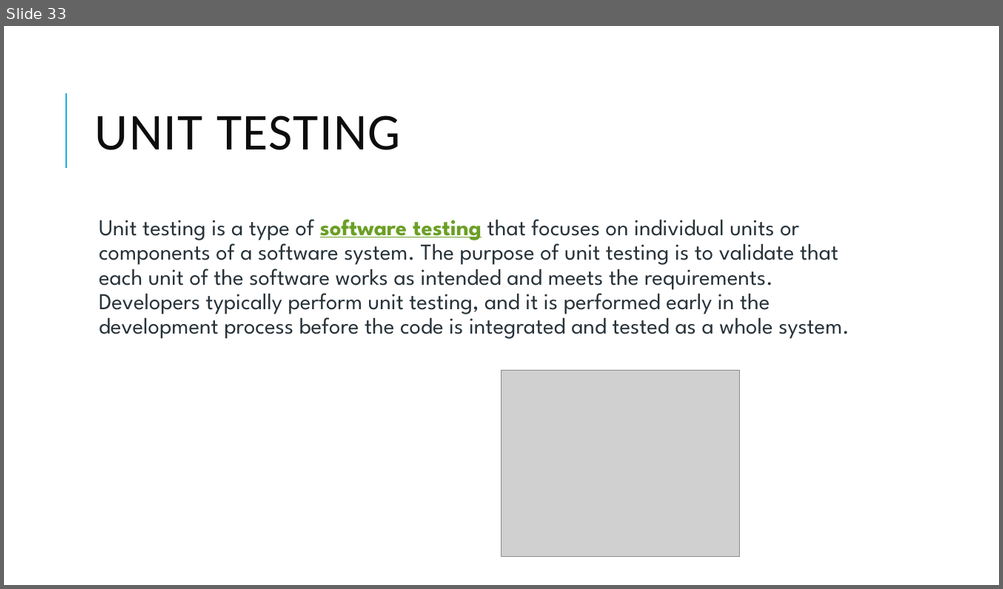
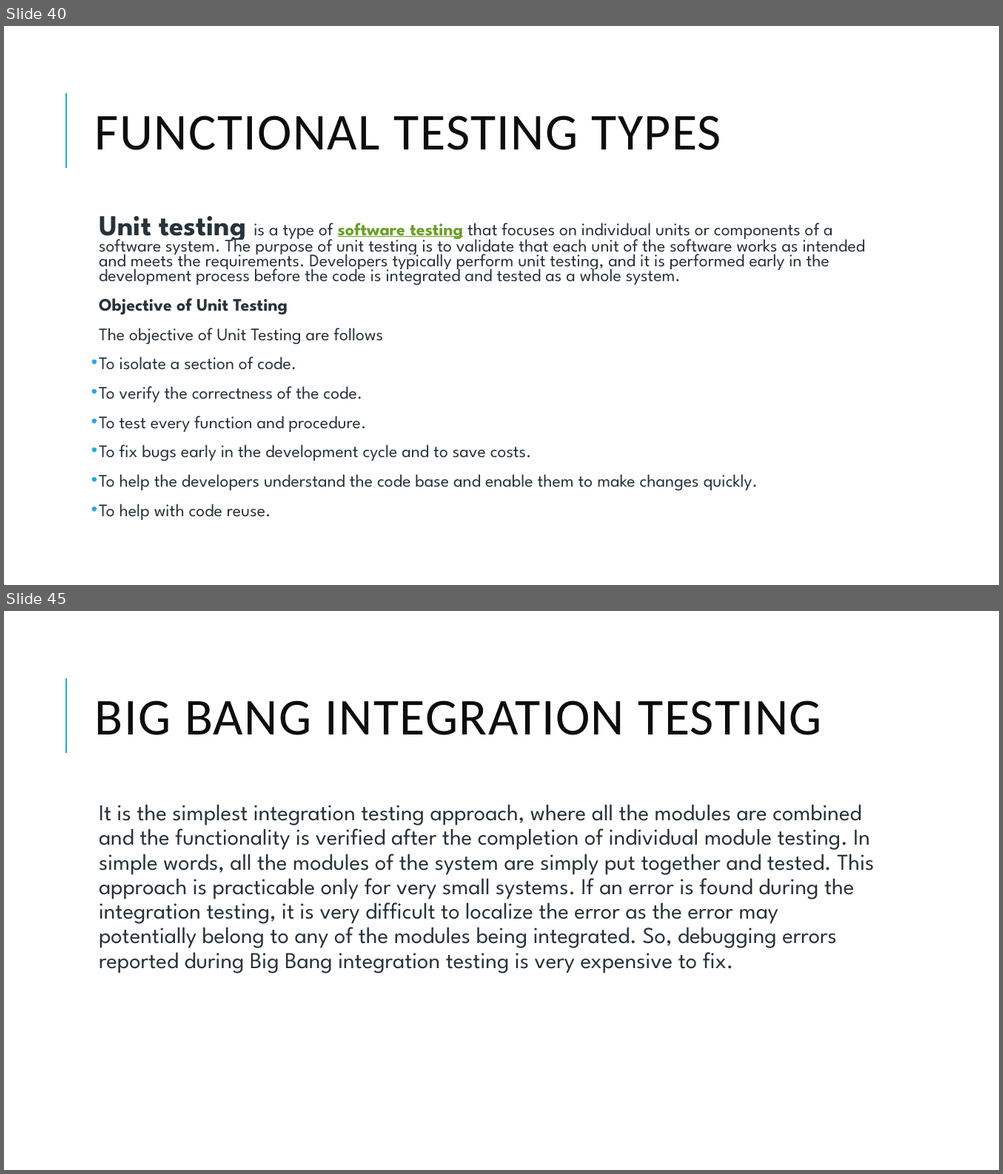
Before and after one commit to skandhwa/GroSkillIT-Batch1, a slide deck: class2.pptx. Shown one above the other, each under a label of ours: slide 33 before the commit, slides 40 and 45 after it; the slides between them are not shown. The pictures are 1003x589 and 1003x1174 pixels, drawn with LibreOffice and Linux fonts; fonts in the diff are those of the drawing; grey boxes stand for pictures. Boxes give left, top, right and bottom in pixels: in the first picture for what was removed or moved away, otherwise in the second. Text is boxed around its words. In the diff, an @@ line names an element or a change of style, - is before the commit and + after.

```diff
--- a/class2.pptx
+++ b/class2.pptx
@@ slide 45 added at [4,611,999,1170], background #FFFFFF; not listed: 1 template element that a slide beside it also shows @@
@@ title added at [95,701,822,735], 50 pt, text #0D0D0D @@
+BIG BANG INTEGRATION TESTING
@@ text added at [99,805,874,974], 22 pt, text #273239 @@
+  It is the simplest integration testing approach, where all the modules are combined and the functionality is verified after the completion of individual module testing. In simple words, all the modules of the system are simply put together and tested. This approach is practicable only for very small systems. If an error is found during the integration testing, it is very difficult to localize the error as the error may potentially belong to any of the modules being integrated. So, debugging errors reported during Big Bang integration testing is very expensive to fix.
@@ what was slide 33 is now slide 40 @@
@@ slide 40 changed as well @@
@@ title at [95,116,721,150]: text changed @@
-UNIT TESTING
+FUNCTIONAL TESTING TYPES
@@ text at [99,216,865,285]: size 22 to 27.9 pt, bold on in "Unit testing"; size 22 to 17.1 pt in "is a type of software testing that ..."; line spacing 0.9 to 0.7 @@
@@ text at [99,298,757,520]: paragraphs added @@
+  Objective of Unit Testing
+  The objective of Unit Testing are follows
+• To isolate a section of code.
+• To verify the correctness of the code.
+• To test every function and procedure.
+• To fix bugs early in the development cycle and to save costs.
+• To help the developers understand the code base and enable them to make changes quickly.
+• To help with code reuse.
@@ picture removed at [502,370,740,557] @@
```
Also in this commit, not shown: 15 other slides added.
